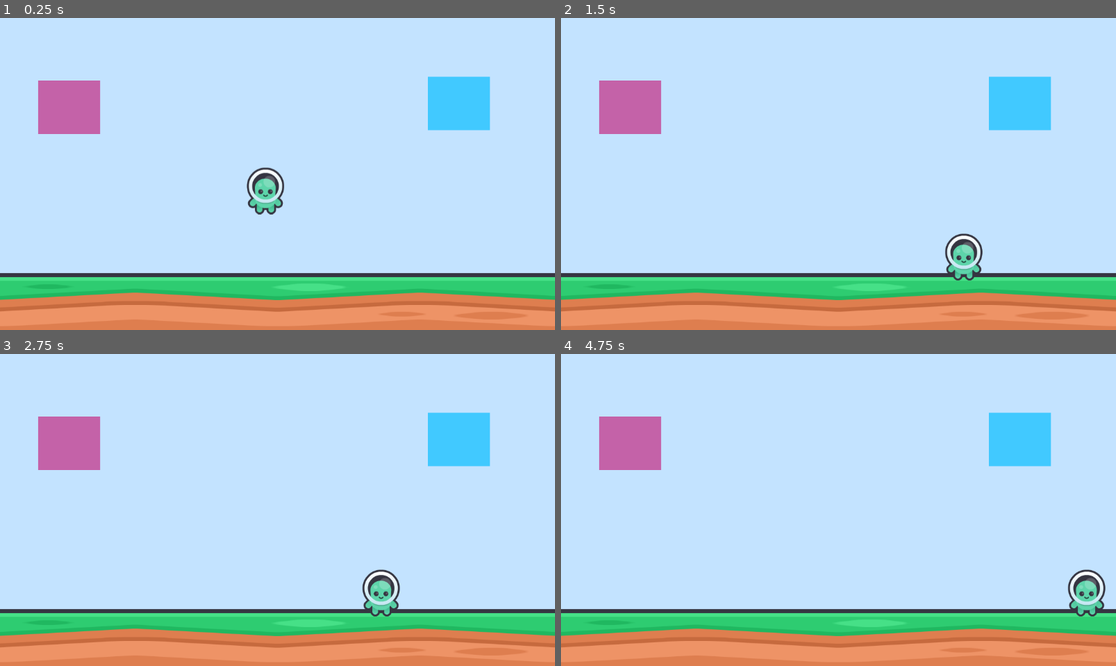
Above: before the commit, frames 1-4 (two rows, left to right).
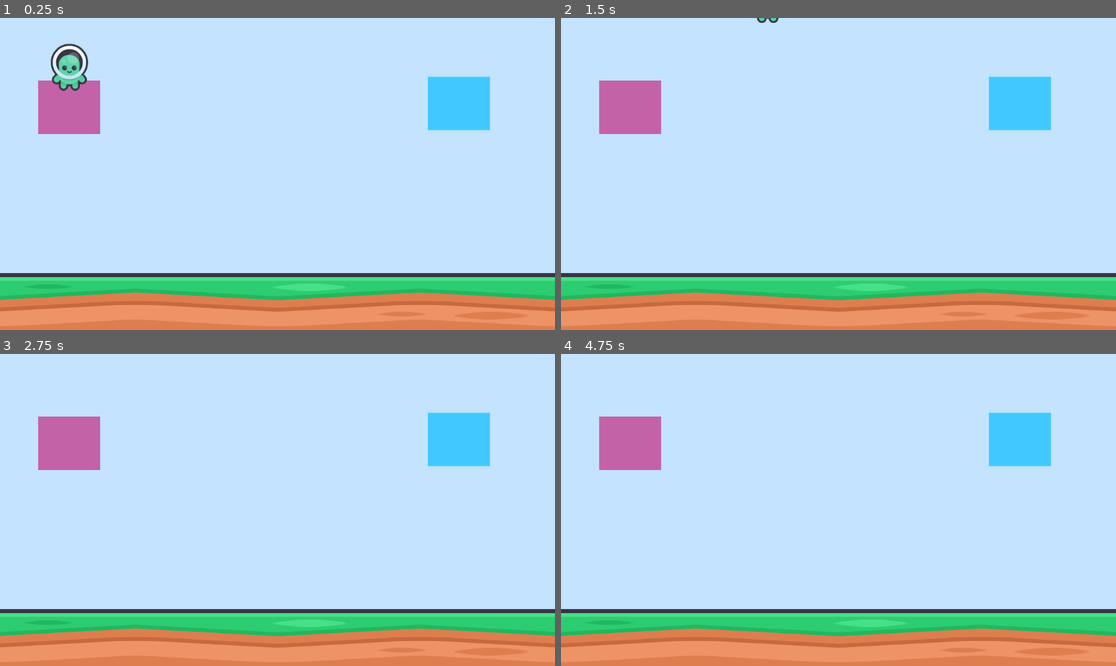
Above: after the commit, the same moments.

Repository: ShayLuan/GameDevTest
Game: Godot game, scene res://Example2World/Scenes/area_2d.tscn
Same seed, same stepped clock (60 frames per second), same inputs: the game is played once before the commit and once after it. This scene is started directly instead of the project's main scene.
Inputs:
- Up to frame 1 (0.25 s): no input
- Up to frame 2 (1.5 s): tap Enter (ui_accept) at 0.5 s; hold Right (ui_right) from 0.53 s (still down); tap Space (jump, bound only after the commit) at 0.6, 0.77, 1.07, 1.35 s
- Up to frame 3 (2.75 s): tap Space (jump, bound only after the commit) at 1.52, 1.82, 2.1 s; release Right (ui_right) at 2.03 s; hold Left (ui_left) from 2.03 s (still down)
- Up to frame 4 (4.75 s): release Left (ui_left) at 2.78 s; hold Right (ui_right) 2.78-4.28 s; tap Space (jump, bound only after the commit) at 2.85, 3.02, 3.32, 3.6, 3.77, 4.07, 4.35, 4.52 s; hold Left (ui_left) from 4.28 s (still down)

The runs differ from the first frame. In frame 1, 1.5% of the frame differs, in the area x 9-52%, y 8-64%; in frame 2, 0.8%; in frame 3, 0.7%; in frame 4, 0.7%.

Commit message:
jump added

Diff:
--- a/Signals/signals/Example2World/Player/character.gd
+++ b/Signals/signals/Example2World/Player/character.gd
@@ -20,6 +20,12 @@
 		velocity.y += GRAVITY * delta
 
 	########################################################
+	####################### JUMP ###########################
+	########################################################
+	if Input.is_action_just_pressed("jump"):
+		velocity.y = -450.0
+
+	########################################################
 	################# DIRECTIONAL MOVEMENT #################
 	########################################################
 	var direction_x := Input.get_axis("ui_left", "ui_right")
--- a/Signals/signals/Example2World/Scenes/area_2d.tscn
+++ b/Signals/signals/Example2World/Scenes/area_2d.tscn
@@ -16,7 +16,7 @@
 
 [node name="CharacterBody2D" parent="." unique_id=523630623 instance=ExtResource("2_4wgeq")]
 z_index = 1
-position = Vector2(551, 311)
+position = Vector2(144, 54)
 
 [node name="Background" type="Sprite2D" parent="." unique_id=147083241]
 position = Vector2(575.00006, 326)
--- a/Signals/signals/project.godot
+++ b/Signals/signals/project.godot
@@ -49,6 +49,11 @@
 , Object(InputEventKey,"resource_local_to_scene":false,"resource_name":"","device":-1,"window_id":0,"alt_pressed":false …(183 unchanged characters)…
 ]
 }
+jump={
+"deadzone": 0.2,
+"events": [Object(InputEventKey,"resource_local_to_scene":false,"resource_name":"","device":-1,"window_id":0,"alt_pressed":false,"shift_pressed":false,"ctrl_pressed":false,"meta_pressed":false,"pressed":false,"keycode":0,"physical_keycode":32,"key_label":0,"unicode":32,"location":0,"echo":false,"script":null)
+]
+}
 
 [physics]
 
